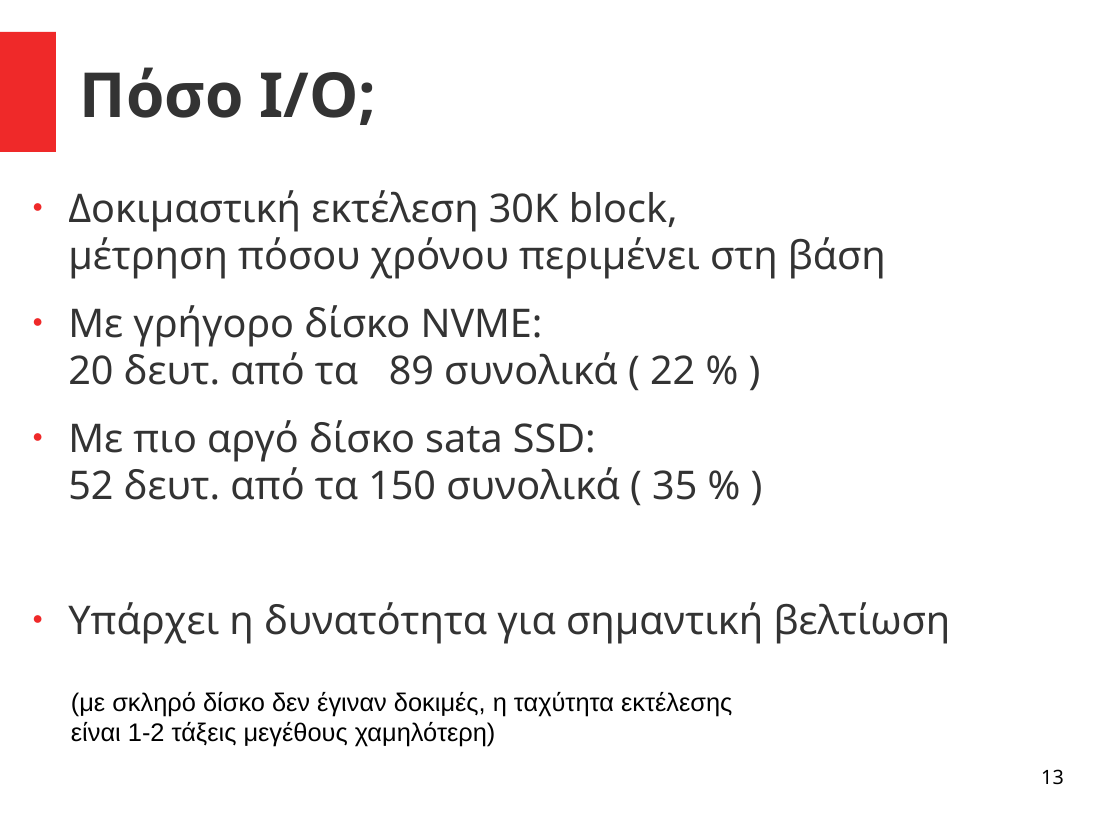
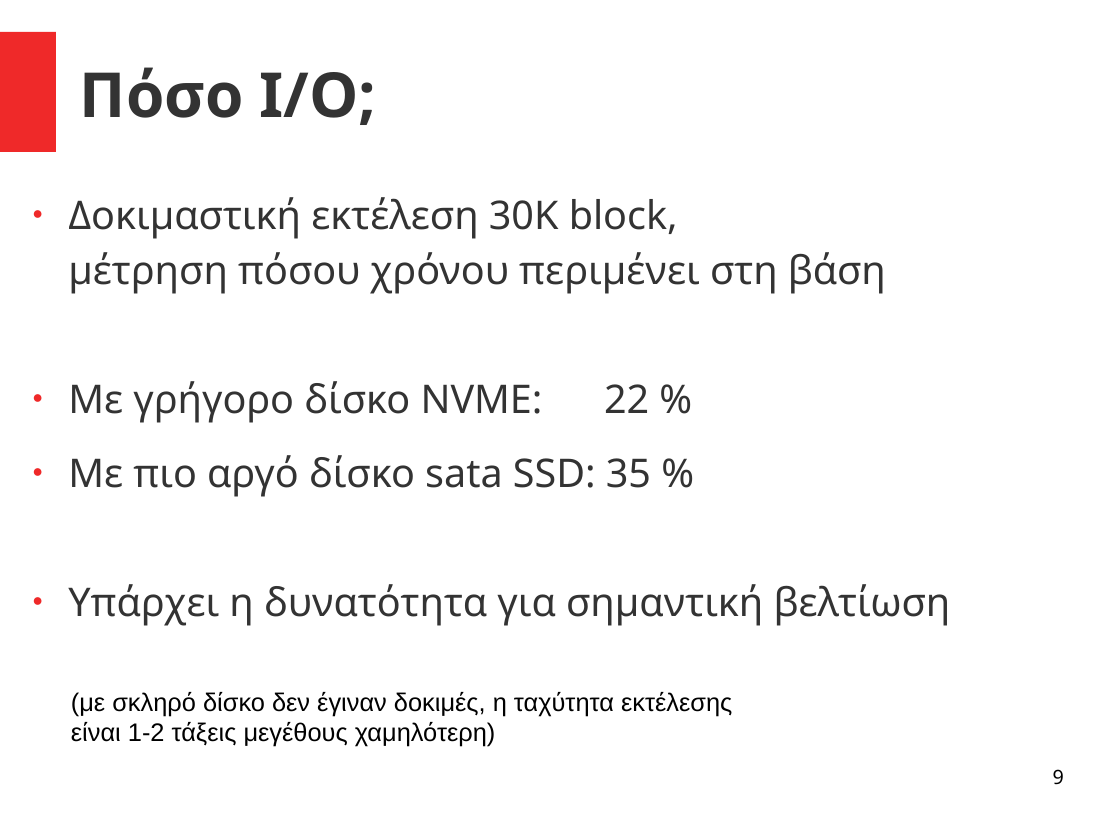
Before and after one commit to el15066/Diplomatiki, a slide deck: slide 9 of main/Presentation.odp (slide 13 before the commit). Drawn at 1120x840 pixels with LibreOffice and Linux fonts; fonts in the diff are those of the drawing. Boxes give left, top, right and bottom in pixels: in the first picture for what was removed or moved away, otherwise in the second. Text is boxed around its words. In the diff, an @@ line names an element or a change of style, - is before the commit and + after.

```diff
--- a/main/Presentation.odp
+++ b/main/Presentation.odp
@@ text at (68, 197, 951, 626): line spacing 1 to 1.15 @@
@@ text at (68, 381, 651, 497): text changed @@
-● Με γρήγορο δίσκο NVME:
-  20 δευτ. από τα 89 συνολικά ( 22 % )
-● Με πιο αργό δίσκο sata SSD:
-  52 δευτ. από τα 150 συνολικά ( 35 % )
+● Με γρήγορο δίσκο NVME: 22 %
+● Με πιο αργό δίσκο sata SSD: 35 %
@@ page number at (1053, 769, 1064, 785): text changed @@
-13
+9
```
Also in this commit, not shown: 16 other slides changed, 5 slides added, 19 slides removed, 1 other file.
